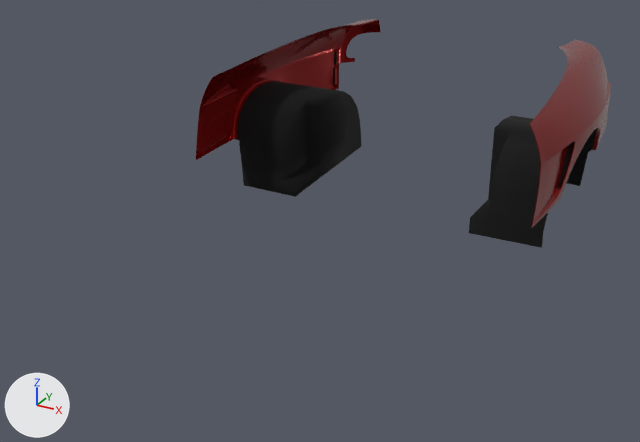
Before and after pictures for a commit that changed the glTF model content/cars/nissan_rs13/rearfenders_carmodifywonderglare.glb.
Both versions are drawn from a 50 mm camera at (1.68, -2.75, 1.73) aimed at (-0.13, 0.55, 0.08). The lights are fixed; the arrows at lower left show +X, +Y and +Z. Where no turn or scale is listed for an object, it has been applied to the vertices.

The first picture shows 'Fenders', 'Undercarriage'.
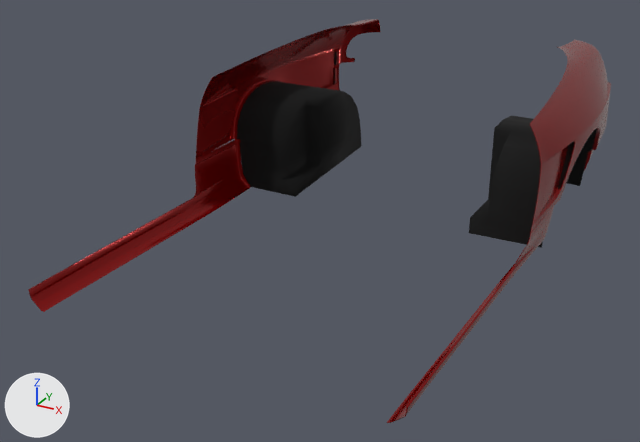
Commit message: Fix of rearfenders_carmodifywonderglare mesh for the nissan_rs13

Location of each change, (x1, y1, x2, y2) in pixels of the pictures (640 x 442 px):
'Extensions', added
    after: (28, 83, 594, 423)

What changed in the scene script:
```text
Add me_extensions:
    me_extensions.from_pydata(...)  # 1849 vertices, 3380 faces; spans x -0.84..0.84, y -0.6..2.0, z 0.0..0.31
    me_extensions.materials.append(mat_paint)
Add ob_extensions:
    ob_extensions = bpy.data.objects.new('Extensions', me_extensions)
    ob_extensions.location = (0.0, 0.0, 0.0)
```
